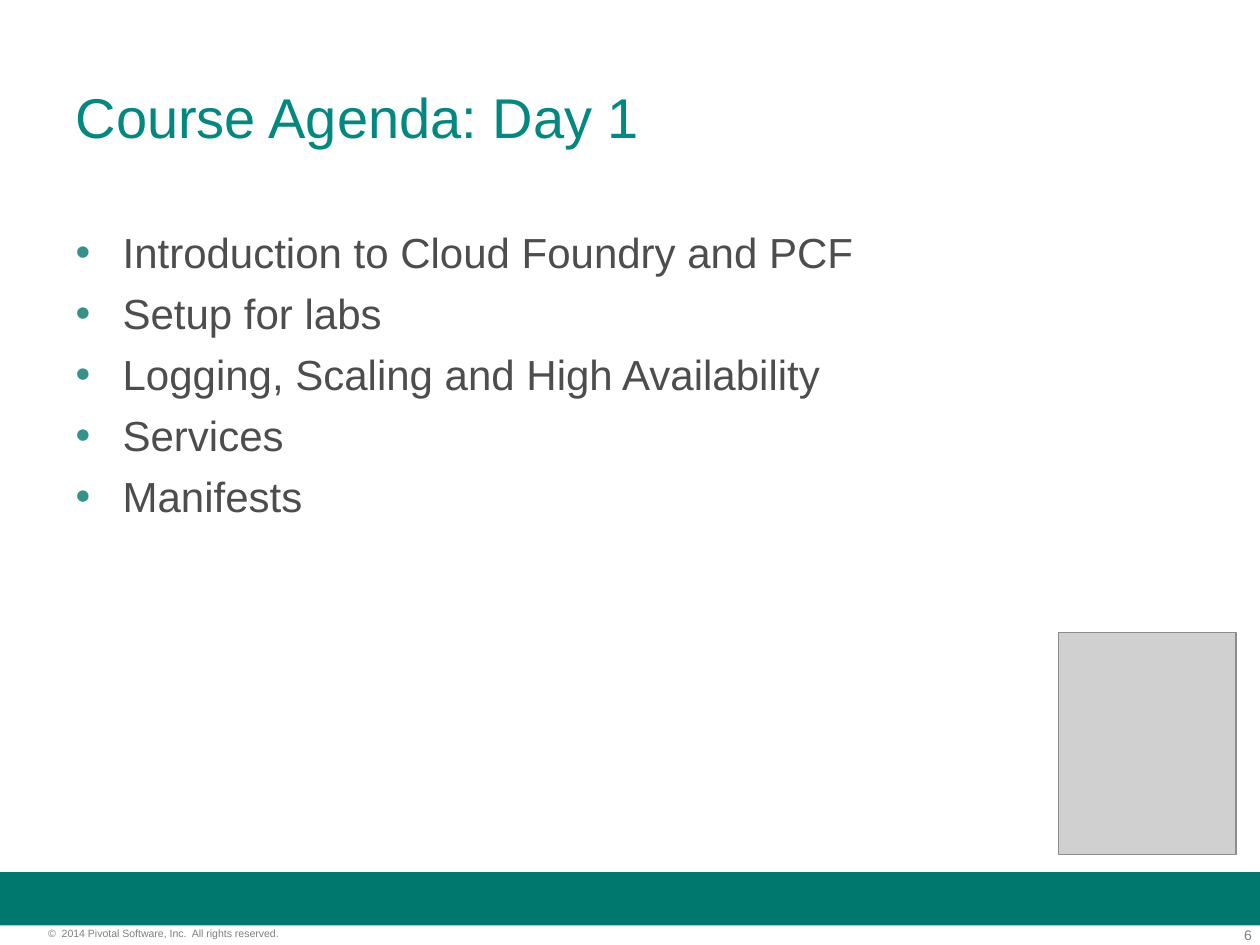
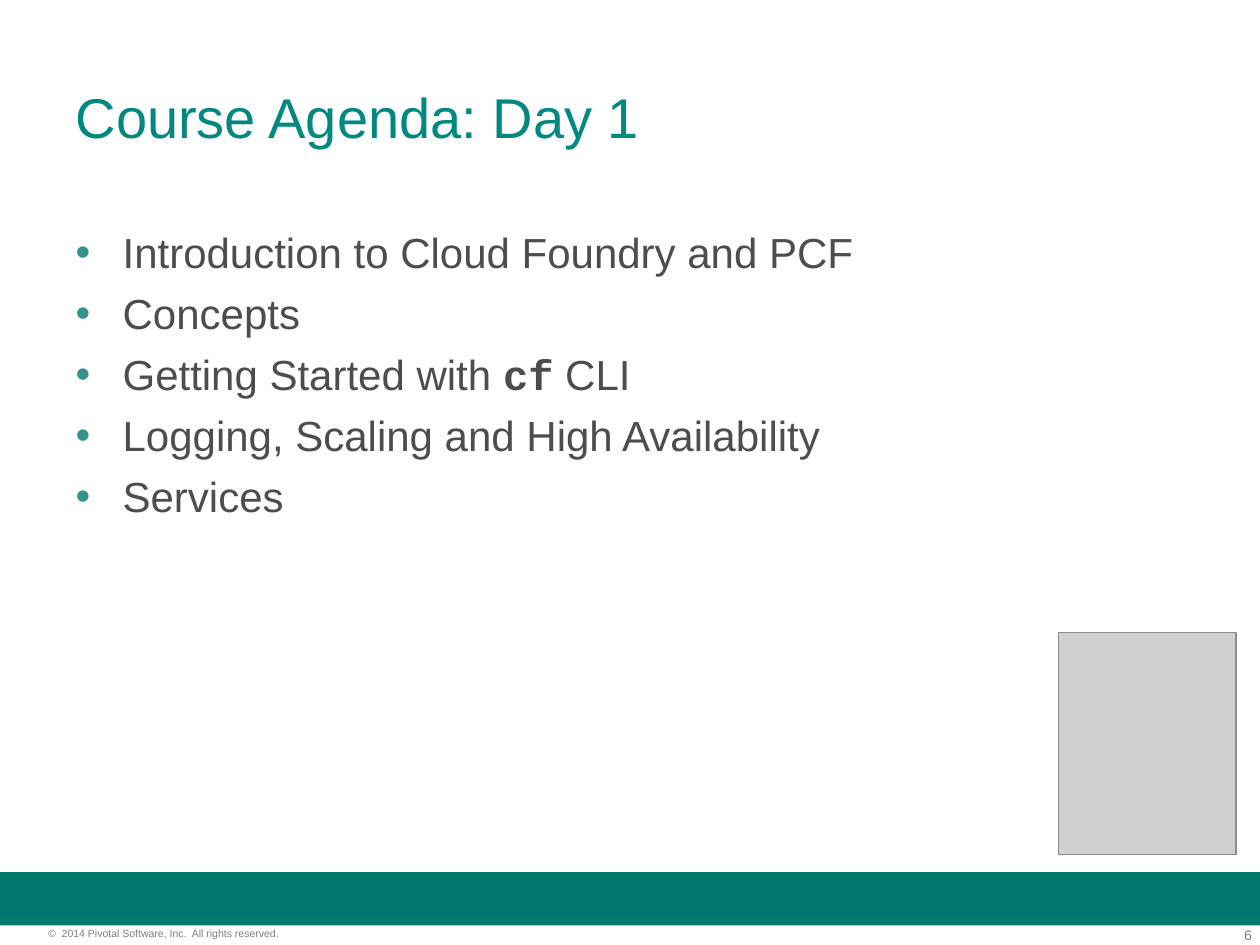
Before and after one commit to felipeg48/pcf-developer-cb, a slide deck: slide 6 of slides/00-introduction.ppt. Drawn at 1260x945 pixels with LibreOffice and Linux fonts; fonts in the diff are those of the drawing; grey boxes stand for pictures; background and template pictures are left out. Boxes give left, top, right and bottom in pixels: in the first picture for what was removed or moved away, otherwise in the second. Text is boxed around its words. In the diff, an @@ line names an element or a change of style, - is before the commit and + after.

```diff
--- a/slides/00-introduction.ppt
+++ b/slides/00-introduction.ppt
@@ text at <box>123,299,630,399</box>: text changed @@
-• Setup for labs
+• Concepts
+• Getting Started with cf CLI
@@ text at <box>123,481,303,513</box>: paragraph removed @@
-• Manifests
```
Also in this commit, not shown: 4 other slides changed, 2 slides removed, 3 other files.
